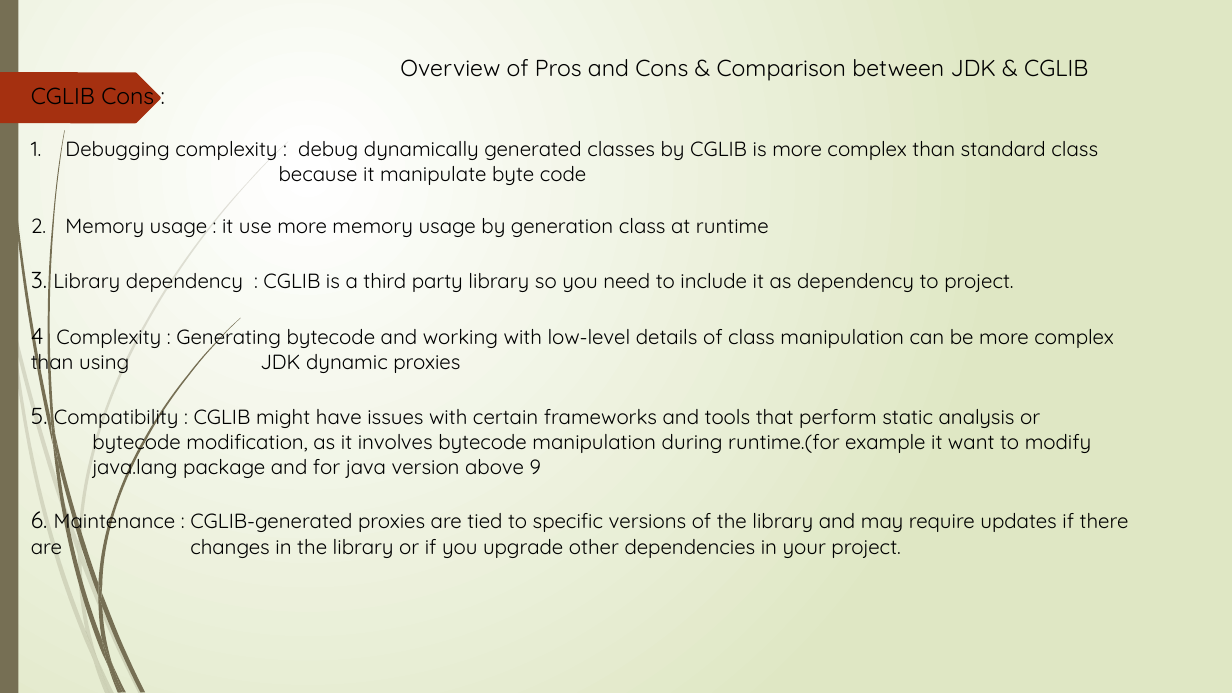
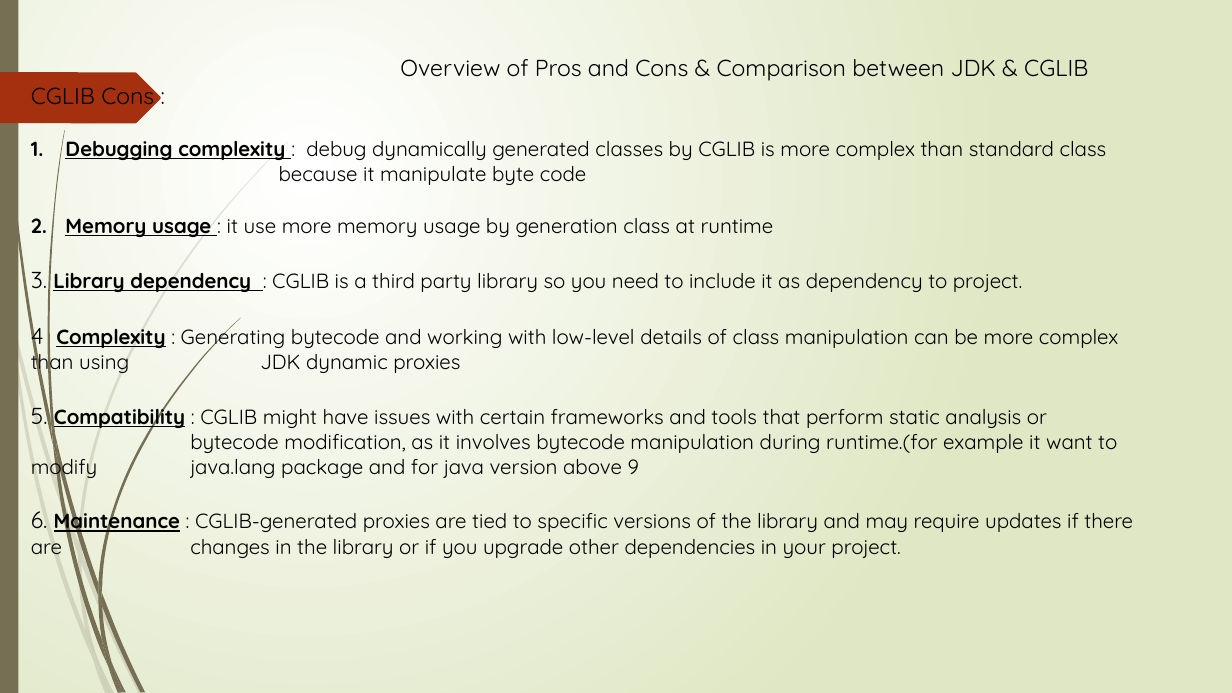
Before and after one commit to nasrmohammad4804/dynamic-proxy-presentation, a slide deck: slide 21 of DYNAMIC PROXY.pptx. Drawn at 1232x693 pixels with LibreOffice and Linux fonts; fonts in the diff are those of the drawing. Boxes give left, top, right and bottom in pixels: in the first picture for what was removed or moved away, otherwise in the second. Text is boxed around its words. In the diff, an @@ line names an element or a change of style, - is before the commit and + after.

Commit message:
add some changes to slide of dynamic proxy

```diff
--- a/DYNAMIC PROXY.pptx
+++ b/DYNAMIC PROXY.pptx
@@ text at box(31, 141, 1133, 558): bold on, underline on in "Debugging complexity", "Memory usage", "Library dependency", "Complexity" and 2 more places @@
```
Also in this commit, not shown: 9 other slides changed, 1 slide added, 1 slide removed.
